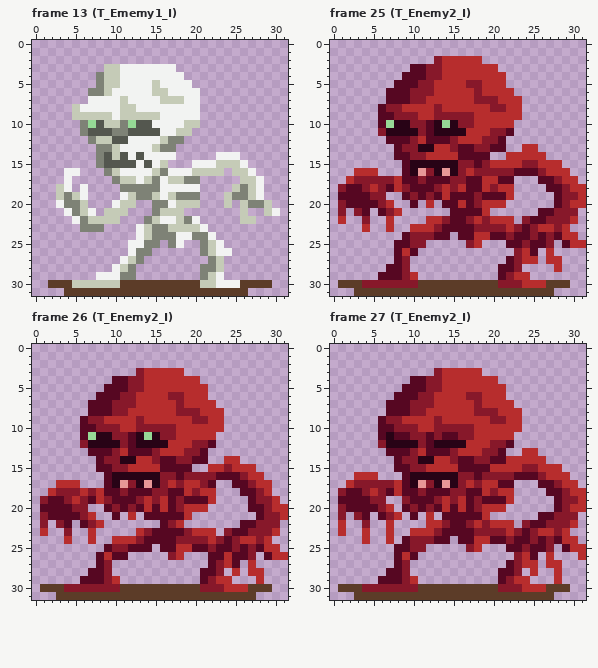
Two states of a pixel-art file, Scavenger Roguelike Tutorial/Assets/Sprites/Tribal_SpriteSheet.ase. Above, as it was before the edit.
32x32 pixels, 87 frames. Colours within 5 levels of each other are drawn and written as one. Shown: frame 13 (T_Ememy1_I), frame 25 (T_Enemy2_I), frame 26 (T_Enemy2_I), frame 27 (T_Enemy2_I). The commit also changed other frames, which this record leaves out.
Now the later version:
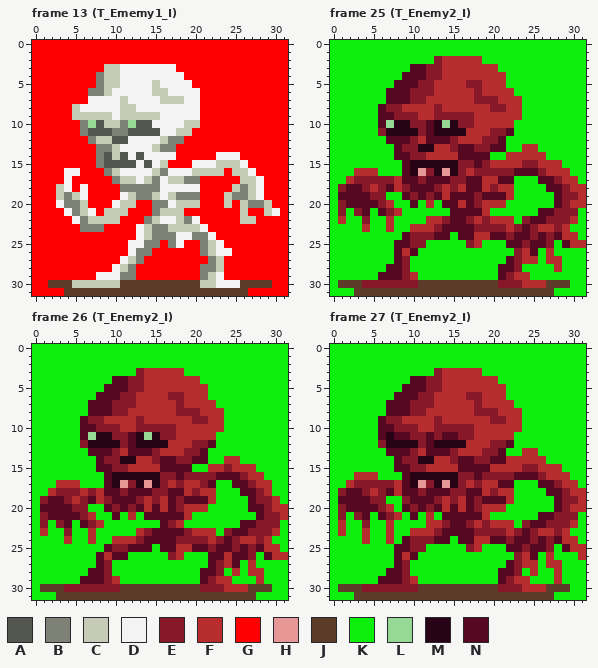
Palette (. is transparent): A #54574f  B #7e8276  C #c5cbb7  D #f2f3f2  E #87182a  F #b72d2d  G #ff0000  H #e89797  J #5c3c28  K #0def0d  L #96d996  M #280316  N #560722
Edits made:
layer "Background" now shown
Changed rows in their new state; - is an unchanged pixel.
Frame 13 (T_Ememy1_I), layer "Background":
first column x 0:
 0 GGGGGGGGGGGGGGGGGGGGGGGGGGGGGGGG
 1 GGGGGGGGGGGGGGGGGGGGGGGGGGGGGGGG
 2 GGGGGGGGGGGGGGGGGGGGGGGGGGGGGGGG
 3 GGGGGGGGG---------GGGGGGGGGGGGGG
 4 GGGGGGGG-----------GGGGGGGGGGGGG
 5 GGGGGGGG------------GGGGGGGGGGGG
 6 GGGGGGG--------------GGGGGGGGGGG
 7 GGGGGGG--------------GGGGGGGGGGG
 8 GGGGG----------------GGGGGGGGGGG
 9 GGGGG----------------GGGGGGGGGGG
10 GGGGGG---------------GGGGGGGGGGG
11 GGGGGG--------------GGGGGGGGGGGG
12 GGGGGGG------------GGGGGGGGGGGGG
13 GGGGGGGG----------GGGGGGGGGGGGGG
14 GGGGGGGG----------GGGGG---GGGGGG
15 GGGGGGGG---------GGG-------GGGGG
16 GGGG--GGG---------------G---GGGG
17 GGGG-GGGGG-----------GGGGG---GGG
18 GGG--G-GGGG----------GGGG----GGG
19 GGG----GGGG----------GGG-----GGG
20 GGG----GGG---GG------GGG-G----GG
21 GGGG----G---GGG----GGGGGGG-GG--G
22 GGGGG------GGG-------GGGGG--GGGG
23 GGGGGG---GGGG---------GGGGGGGGGG
24 GGGGGGGGGGGGG----------GGGGGGGGG
25 GGGGGGGGGGGG----G--GG---GGGGGGGG
26 GGGGGGGGGGGG---GGGGGG----GGGGGGG
27 GGGGGGGGGGG---GGGGGGGG--GGGGGGGG
28 GGGGGGGGGG---GGGGGGGG---GGGGGGGG
29 GGGGGGGG-----GGGGGGGG---GGGGGGGG
30 GG----------------------------GG
31 GGGG-----------------------GGGGG
Frame 25 (T_Enemy2_I), layer "Background":
first column x 0:
 0 KKKKKKKKKKKKKKKKKKKKKKKKKKKKKKKK
 1 KKKKKKKKKKKKKKKKKKKKKKKKKKKKKKKK
 2 KKKKKKKKKKKKK------KKKKKKKKKKKKK
 3 KKKKKKKKKK-----------KKKKKKKKKKK
 4 KKKKKKKKK-------------KKKKKKKKKK
 5 KKKKKKKK--------------KKKKKKKKKK
 6 KKKKKKK----------------KKKKKKKKK
 7 KKKKKKK-----------------KKKKKKKK
 8 KKKKKK------------------KKKKKKKK
 9 KKKKKK------------------KKKKKKKK
10 KKKKKK-----------------KKKKKKKKK
11 KKKKKK-----------------KKKKKKKKK
12 KKKKKKK---------------KKKKKKKKKK
13 KKKKKKKK--------------KK--KKKKKK
14 KKKKKKKK------------KK-----KKKKK
15 KKKKKKKKK--------------------KKK
16 KKK---KKK---------------------KK
17 KK---------------------KKK-----K
18 K----------------------KKKK-----
19 K------KK--------------KKKKK----
20 K-------KK-K-K--------KKKKKK----
21 K-K--K---KKKKKK-----KKKKKK-----K
22 K-KK-KK-KKKK-----------K-------K
23 KKKK-KK-KK--------------------KK
24 KKKKKKKKK------K---------------K
25 KKKKKKKK----KKKKK--KKK------K---
26 KKKKKKKK---KKKKKKKKKKKK---K-KKKK
27 KKKKKKKK--KKKKKKKKKKKK----K--KKK
28 KKKKKKK---KKKKKKKKKKK---KKKK-KKK
29 KKKKKK-----KKKKKKKKKK----KKKKKKK
30 K-----------------------------KK
31 KKK-------------------------KKKK
Frame 26 (T_Enemy2_I), layer "Background":
first column x 0:
 0 KKKKKKKKKKKKKKKKKKKKKKKKKKKKKKKK
 1 KKKKKKKKKKKKKKKKKKKKKKKKKKKKKKKK
 2 KKKKKKKKKKKKKKKKKKKKKKKKKKKKKKKK
 3 KKKKKKKKKKKKK------KKKKKKKKKKKKK
 4 KKKKKKKKKK-----------KKKKKKKKKKK
 5 KKKKKKKKK-------------KKKKKKKKKK
 6 KKKKKKKK--------------KKKKKKKKKK
 7 KKKKKKK----------------KKKKKKKKK
 8 KKKKKKK-----------------KKKKKKKK
 9 KKKKKK------------------KKKKKKKK
10 KKKKKK------------------KKKKKKKK
11 KKKKKK-----------------KKKKKKKKK
12 KKKKKK-----------------KKKKKKKKK
13 KKKKKKK---------------KKKKKKKKKK
14 KKKKKKKK--------------KK--KKKKKK
15 KKKKKKKK------------KK------KKKK
16 KKKKKKKKK--------------------KKK
17 KKK---KKK--------------KK-----KK
18 KK---------------------KKK----KK
19 K----------------------KKKK----K
20 K------KK-------------KKKKK-----
21 K-------KK-K-K------KKKKKKKK----
22 K-K--K---KKKKKKK---KKKKKKK-----K
23 K-KK-KK-KKKKK----------K-------K
24 KKKK-KK-KK--------------------KK
25 KKKKKKKKK------K---------------K
26 KKKKKKKK----KKKKK--KKK------K---
27 KKKKKKKK--KKKKKKKKKKKK----K-KKKK
28 KKKKKKK---KKKKKKKKKKK---K-K--KKK
29 KKKKKK-----KKKKKKKKKK----KKK-KKK
30 K-----------------------------KK
31 KKK-------------------------KKKK
Frame 27 (T_Enemy2_I), layer "Background":
first column x 0:
 0 KKKKKKKKKKKKKKKKKKKKKKKKKKKKKKKK
 1 KKKKKKKKKKKKKKKKKKKKKKKKKKKKKKKK
 2 KKKKKKKKKKKKKKKKKKKKKKKKKKKKKKKK
 3 KKKKKKKKKKKKK------KKKKKKKKKKKKK
 4 KKKKKKKKKK-----------KKKKKKKKKKK
 5 KKKKKKKKK-------------KKKKKKKKKK
 6 KKKKKKKK--------------KKKKKKKKKK
 7 KKKKKKK----------------KKKKKKKKK
 8 KKKKKKK-----------------KKKKKKKK
 9 KKKKKK------------------KKKKKKKK
10 KKKKKK------------------KKKKKKKK
11 KKKKKK-----------------KKKKKKKKK
12 KKKKKK-----------------KKKKKKKKK
13 KKKKKKK---------------KK--KKKKKK
14 KKKKKKKK-------------------KKKKK
15 KKKKKKKK---------------------KKK
16 KKK---KKK---------------------KK
17 KK---------------------KKK-----K
18 K----------------------KKKK-----
19 K------KK--------------KKKKK----
20 K-------K-------------KKKKKK----
21 K-K--K---K-K-K------KKKKKK-----K
22 K-KK-KK-KKKK-----------K-------K
23 K-KK-KK-KK--------------------KK
24 KKKK-KK-K------K---------------K
25 KKKKKKKK----KKKKK--KKK------K---
26 KKKKKKKK---KKKKKKKKKKKK---K-KKK-
27 KKKKKKKK--KKKKKKKKKKKK----K--KKK
28 KKKKKKK---KKKKKKKKKKK---K-KK-KKK
29 KKKKKK-----KKKKKKKKKK----KKK-KKK
30 K-----------------------------KK
31 KKK-------------------------KKKK
Changed places in both pictures, as pixel boxes (x1, y1, x2, y2):
added: (32, 40, 288, 296)
added: (330, 40, 586, 296)
added: (32, 344, 288, 600)
added: (330, 344, 586, 600)
